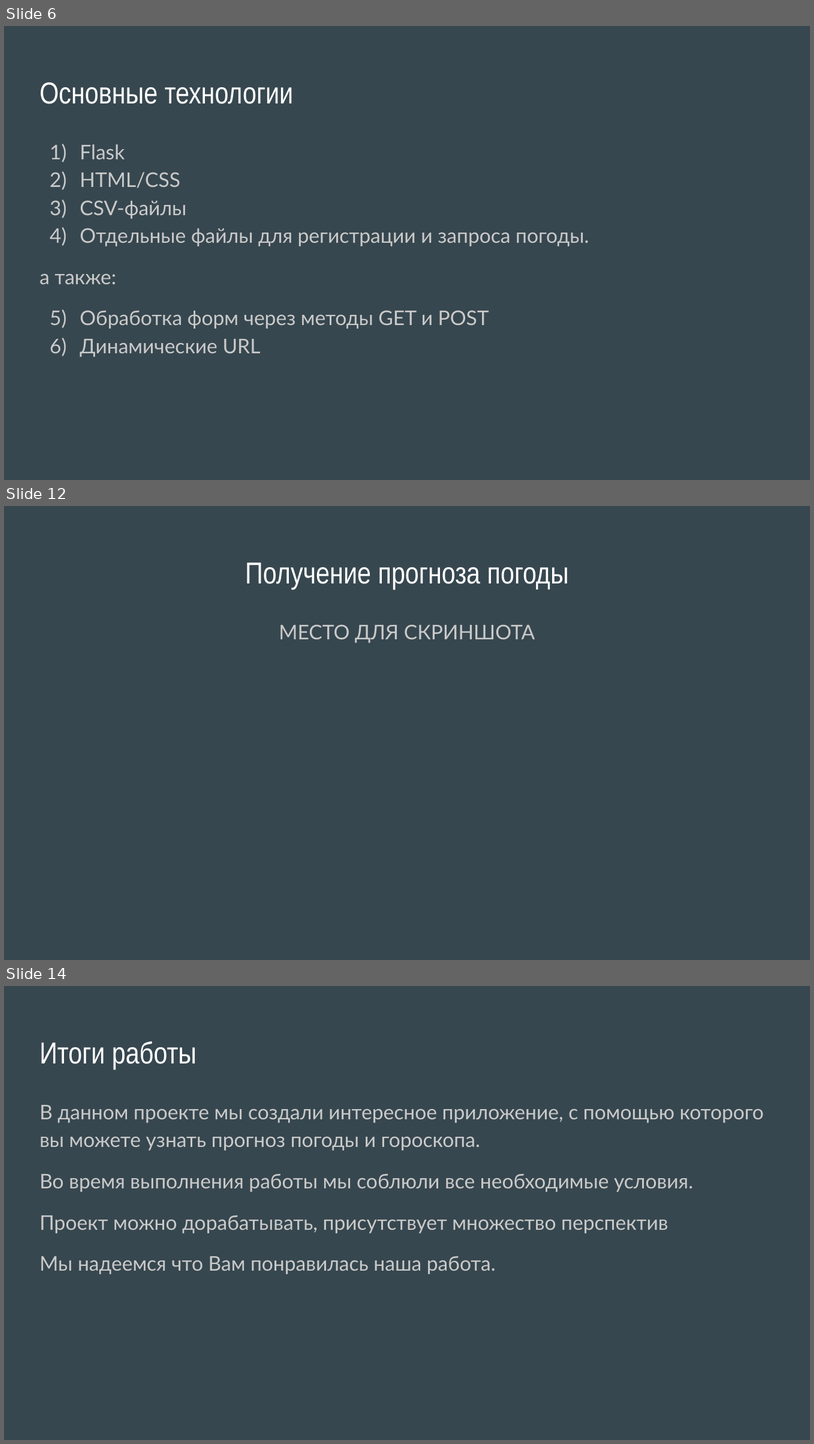
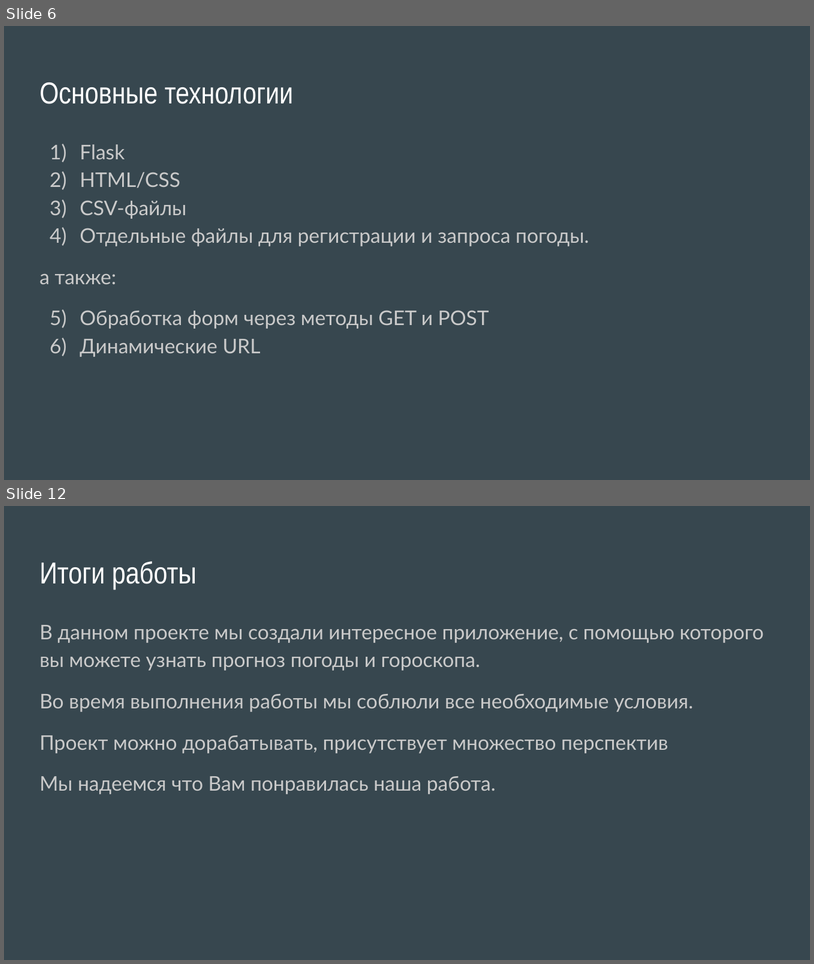
Before and after one commit to Alekseyavlenko/Goroscopic-weather, a slide deck: Goroscopic-weather.pptx. Shown one above the other, each under a label of ours: slides 6, 12 and 14 before the commit, slides 6 and 12 after it; the slides between them are not shown. The pictures are 814x1444 and 814x964 pixels, drawn with LibreOffice and Linux fonts; fonts in the diff are those of the drawing. Boxes give left, top, right and bottom in pixels: in the first picture for what was removed or moved away, otherwise in the second. Text is boxed around its words. In the diff, an @@ line names an element or a change of style, - is before the commit and + after.

```diff
--- a/Goroscopic-weather.pptx
+++ b/Goroscopic-weather.pptx
@@ slide 12 removed at bbox=[4, 506, 810, 960], background #37474F @@
@@ title removed at bbox=[245, 562, 569, 589] @@
-Получение прогноза погоды
@@ text removed at bbox=[279, 624, 536, 643] @@
-МЕСТО ДЛЯ СКРИНШОТА
@@ what was slide 14 is now slide 12 @@
```
Also in this commit, not shown: 5 slides changed, 1 slide added, 2 other slides removed.
